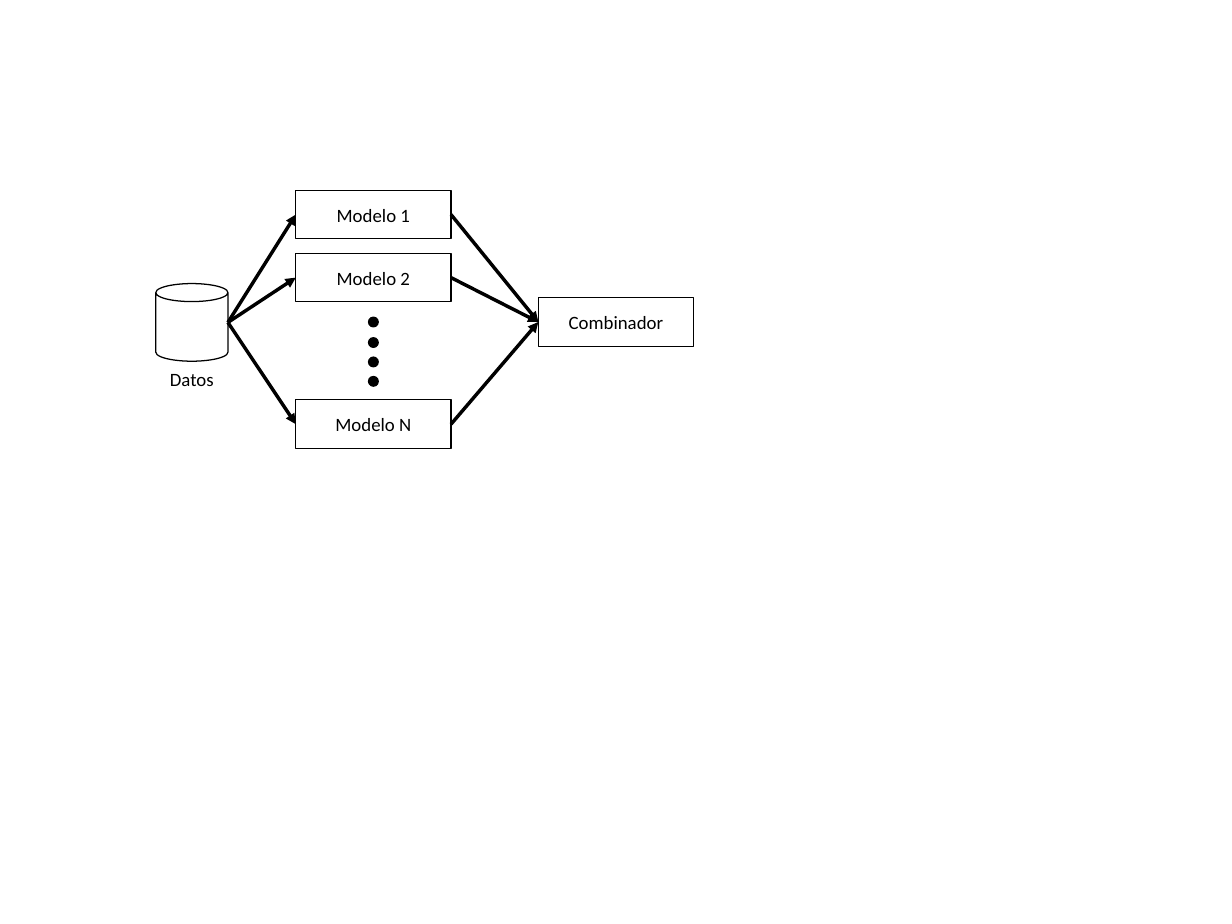
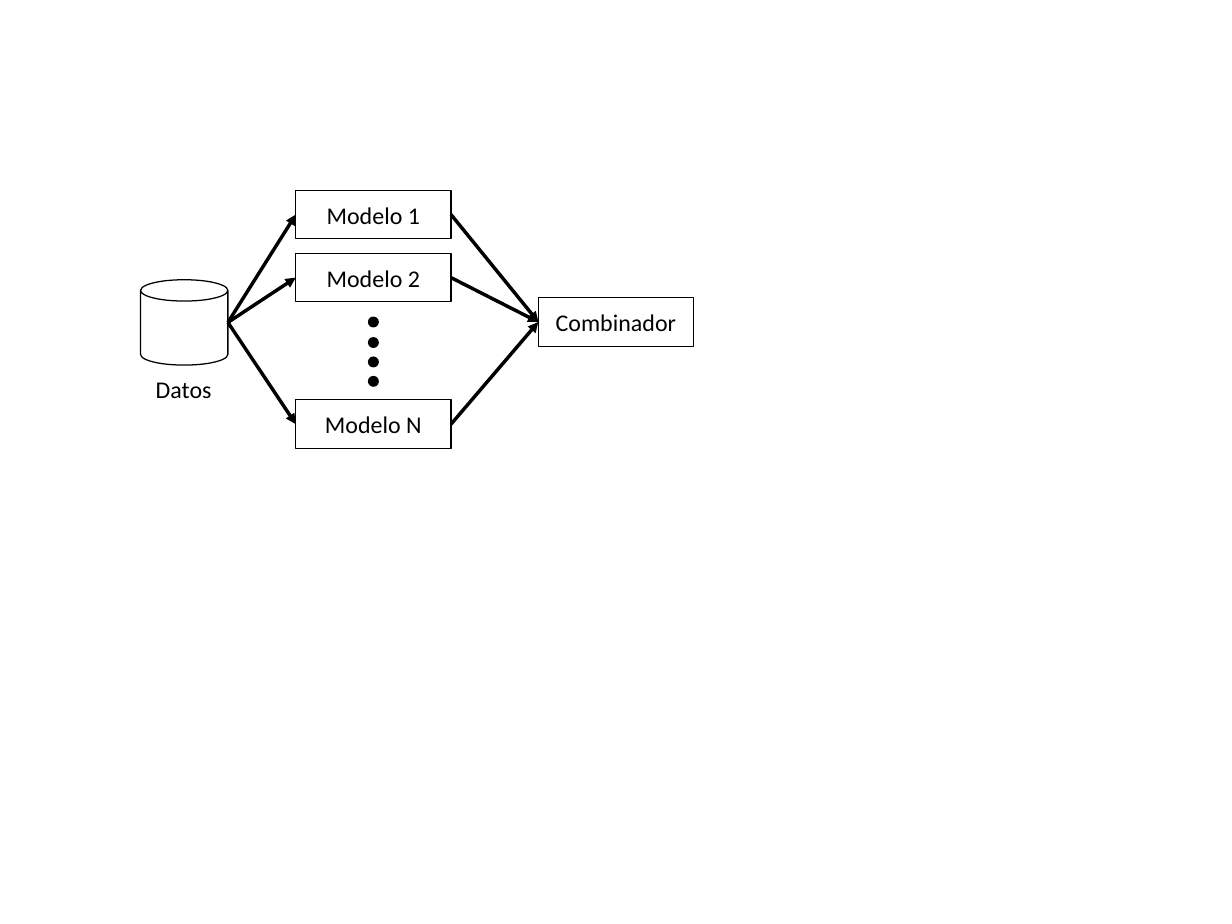
Before and after one commit to maatorresva/R-for-predictive-analytics, a slide deck: slide 3 of plantilla figuras NN.pptx. Drawn at 1232x924 pixels with LibreOffice and Linux fonts; fonts in the diff are those of the drawing. Boxes give left, top, right and bottom in pixels: in the first picture for what was removed or moved away, otherwise in the second. Text is boxed around its words. In the diff, an @@ line names an element or a change of style, - is before the commit and + after.

```diff
--- a/plantilla figuras NN.pptx
+++ b/plantilla figuras NN.pptx
@@ cylinder: place and size @@
-cylinder at [155, 283, 228, 361]
+cylinder at [140, 280, 228, 365]
@@ size 11 to 14 pt in 5 elements at [296, 191, 451, 239], [296, 254, 451, 302], [296, 400, 451, 448], [538, 298, 694, 346], [156, 382, 212, 398] @@
@@ text "Datos": place and size @@
-text "Datos" at [170, 374, 214, 386]
+text "Datos" at [156, 382, 212, 398]
```
Also in this commit, not shown: 1 slide added, 1 other file.
